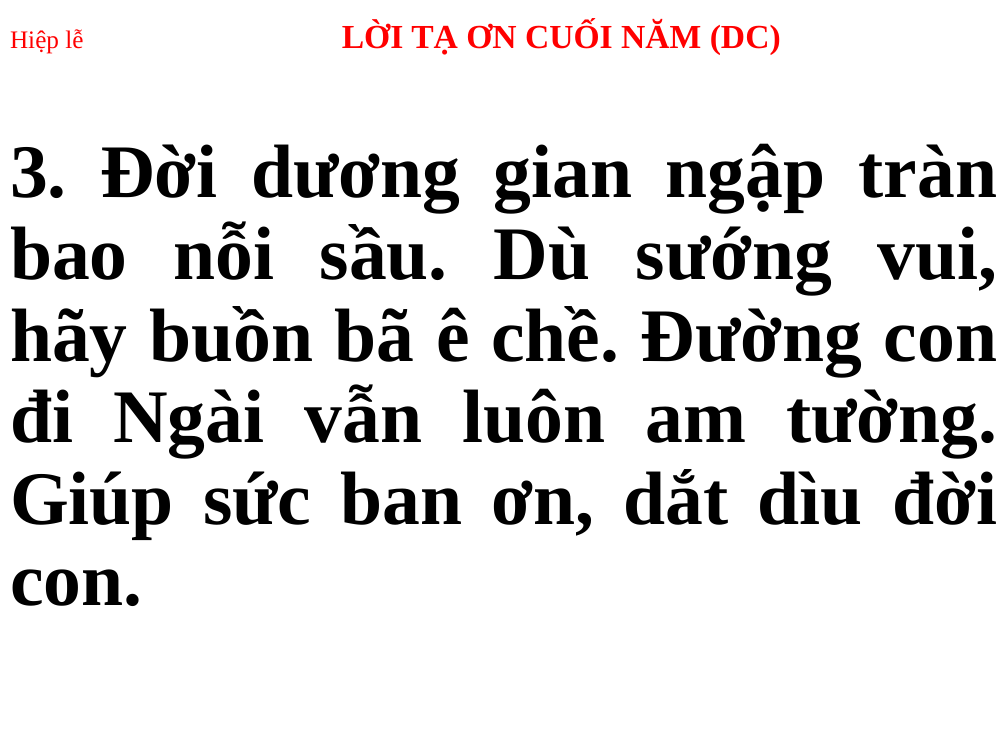
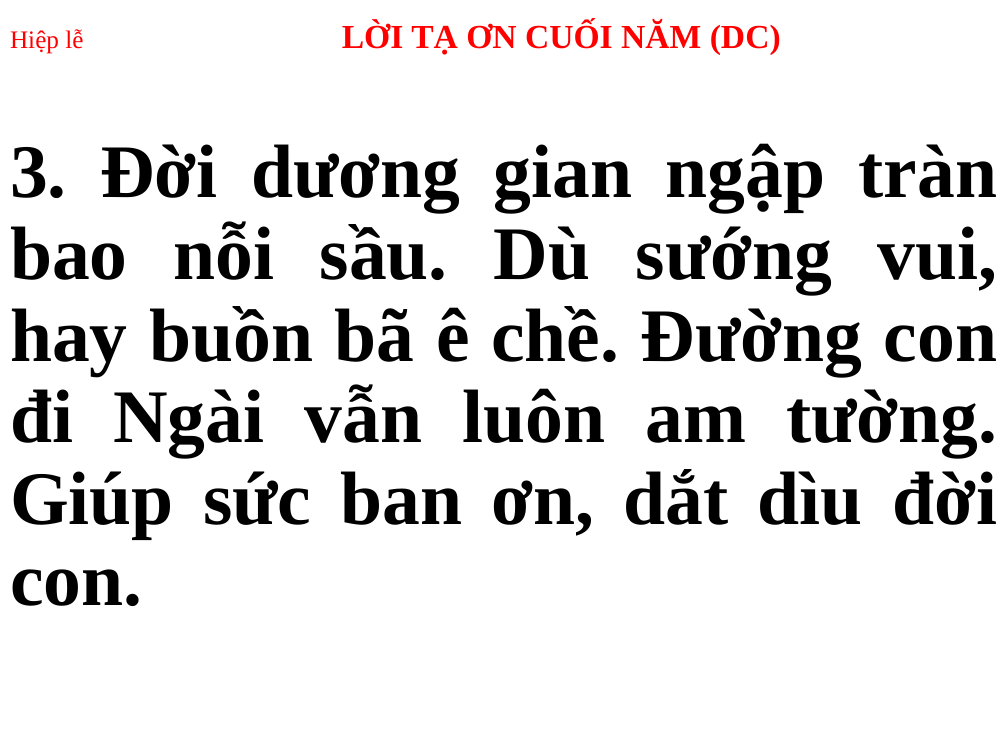
Before and after one commit to webfullstack99/usb-songs, a slide deck: slide 44 of Lễ Giao Thừa.pptx. Drawn at 1008x756 pixels with LibreOffice and Linux fonts; fonts in the diff are those of the drawing. Boxes give left, top, right and bottom in pixels: in the first picture for what was removed or moved away, otherwise in the second. Text is boxed around its words. In the diff, an @@ line names an element or a change of style, - is before the commit and + after.

```diff
--- a/Lễ Giao Thừa.pptx
+++ b/Lễ Giao Thừa.pptx
@@ subtitle at (10, 143, 998, 606): text changed; text colour #000000 to #1F1F1F @@
-3. Đời dương gian ngập tràn bao nỗi sầu. Dù sướng vui, hãy buồn bã ê chề. Đường con đi Ngài vẫn luôn am tường. Giúp sức ban ơn, dắt dìu đời con.
+3. Đời dương gian ngập tràn bao nỗi sầu. Dù sướng vui, hay buồn bã ê chề. Đường con đi Ngài vẫn luôn am tường. Giúp sức ban ơn, dắt dìu đời con.
```
Also in this commit, not shown: 48 other slides changed, 1 other file.
